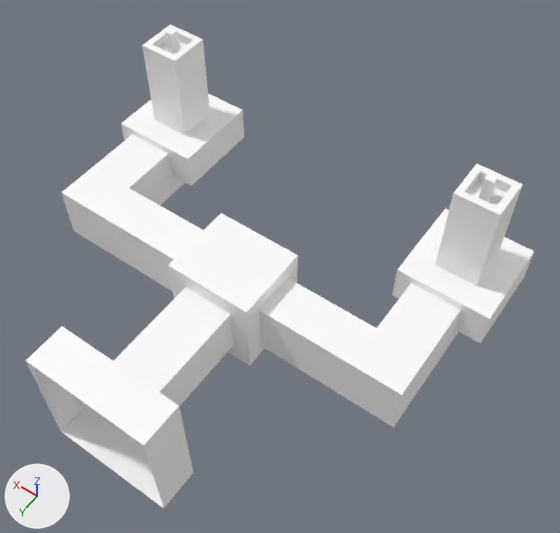
The glTF model assets/synty/simple_fantasy_interiors/models/SM_Prop_CandleHolder_01.glb: old version first, new version second.
One viewpoint serves both versions: a 50 mm camera at (-0.00719, 0.00359, 0.01637) aimed at (-0.00092, -0.00519, 0.00257). The axes (+X, +Y, +Z) are drawn at lower left. The lights are the same throughout.

Objects in the first picture: 'SM_Prop_CandleHolder_01'.
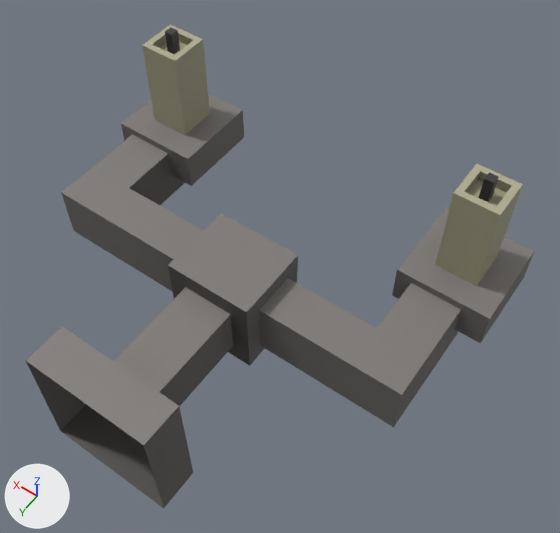
Scene script edits in JSON lines:
```json
{"op": "add", "block": "img_simplefantasyinteriorstexture", "code": ["img_simplefantasyinteriorstexture = load_image('SimpleFantasyInteriorsTexture', '_unpacked/SimpleFantasyInteriorsTexture', 1024, 1024, 'sRGB')"]}
{"op": "remove", "block": "mat_lambert1", "code": "mat_lambert1.base_color = (1.0, 1.0, 1.0)  # white #ffffff"}
{"op": "add", "block": "mat_lambert1", "code": "mat_lambert1.texture = img_simplefantasyinteriorstexture"}
```

Boxes (x1, y1, x2, y2) around the edits, measured in the pictures (560 x 533 px):
```json
{"object": "SM_Prop_CandleHolder_01", "change": "surface changed", "before": [25, 24, 534, 508], "after": [25, 24, 534, 508], "on screen": "white to grey"}
```
